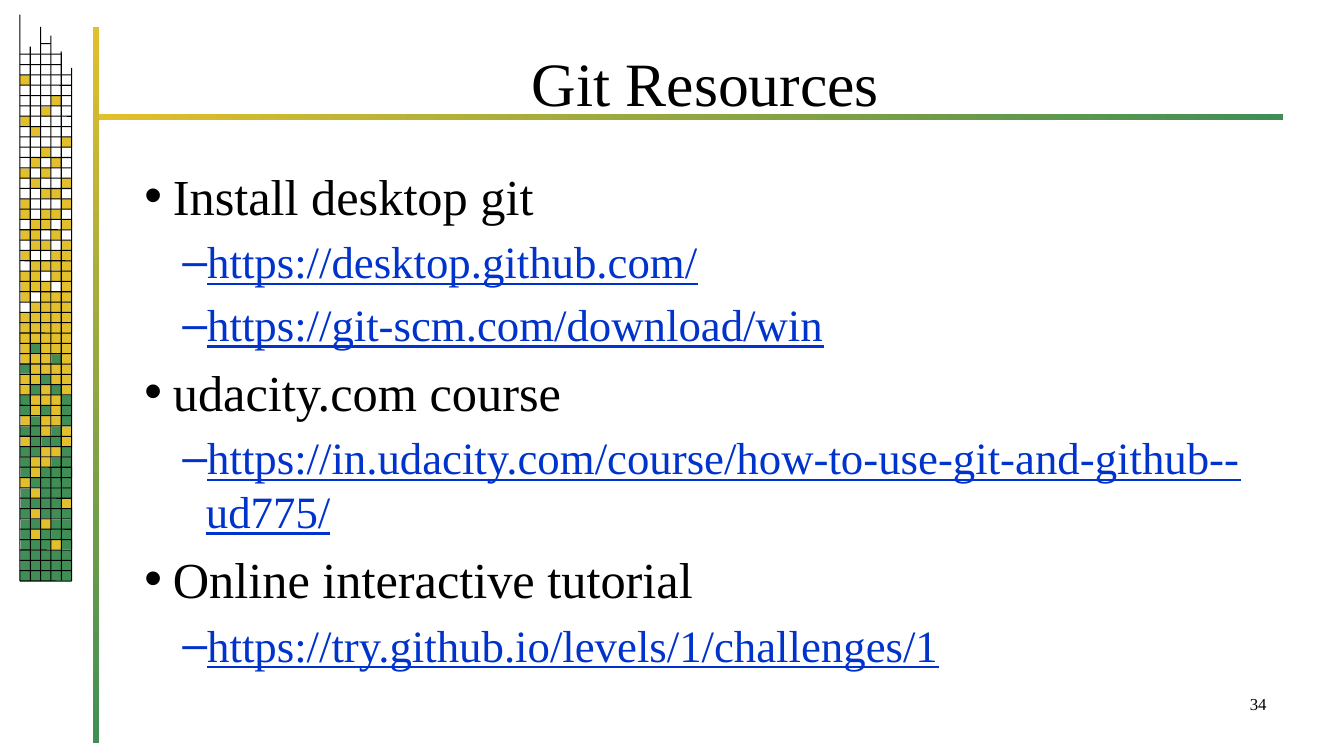
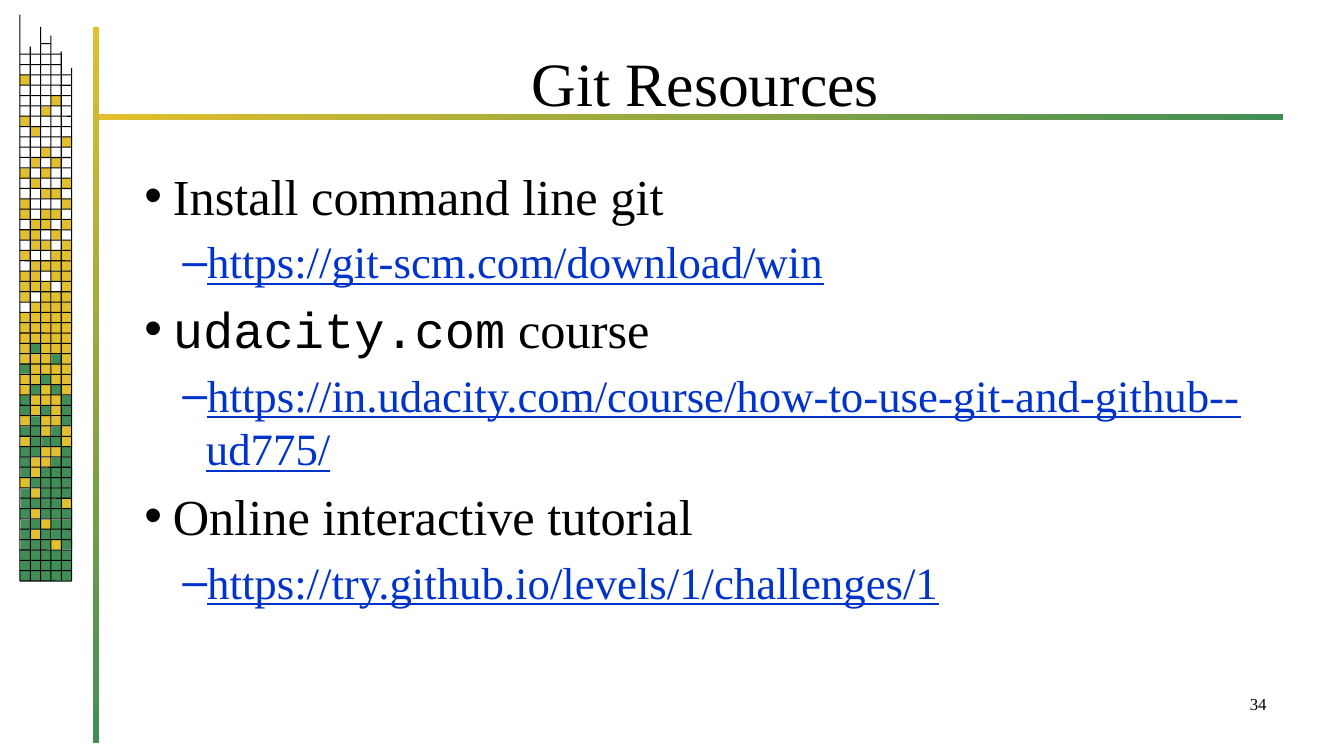
Before and after one commit to jrb28/git, a slide deck: slide 34 of 26bGit.pptx. Drawn at 1344x756 pixels with LibreOffice and Linux fonts; fonts in the diff are those of the drawing; background and template pictures are left out. Boxes give left, top, right and bottom in pixels: in the first picture for what was removed or moved away, otherwise in the second. Text is boxed around its words. In the diff, an @@ line names an element or a change of style, - is before the commit and + after.

```diff
--- a/26bGit.pptx
+++ b/26bGit.pptx
@@ text at [173, 180, 663, 225]: text changed; size 32 to 36 pt; text colour #0033CC to #000000 @@
-• Install desktop git
-  – https://desktop.github.com/
+• Install command line git
@@ text at [173, 311, 649, 359]: font Times New Roman to Courier New in "udacity.com" @@
```
Also in this commit, not shown: 22 other slides changed, 1 other file.
